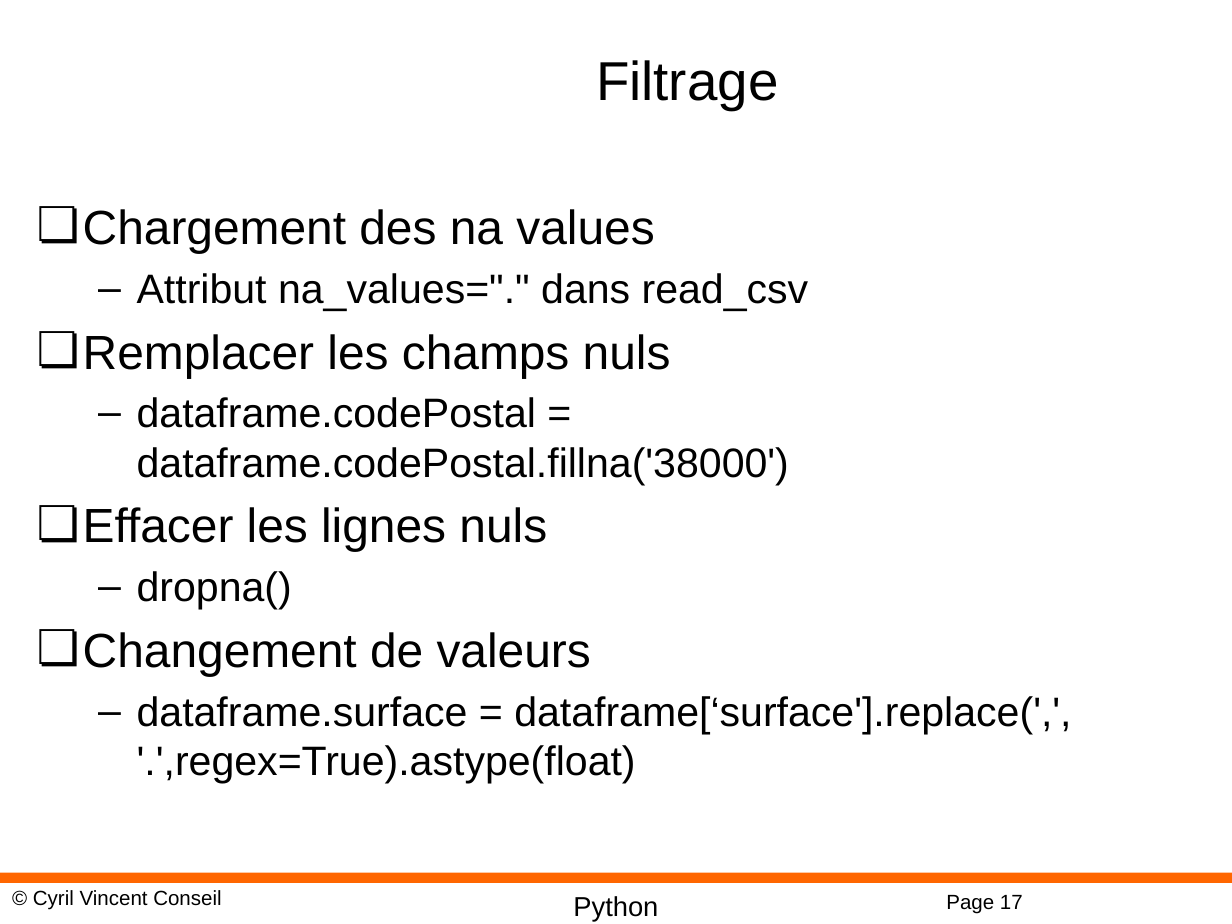
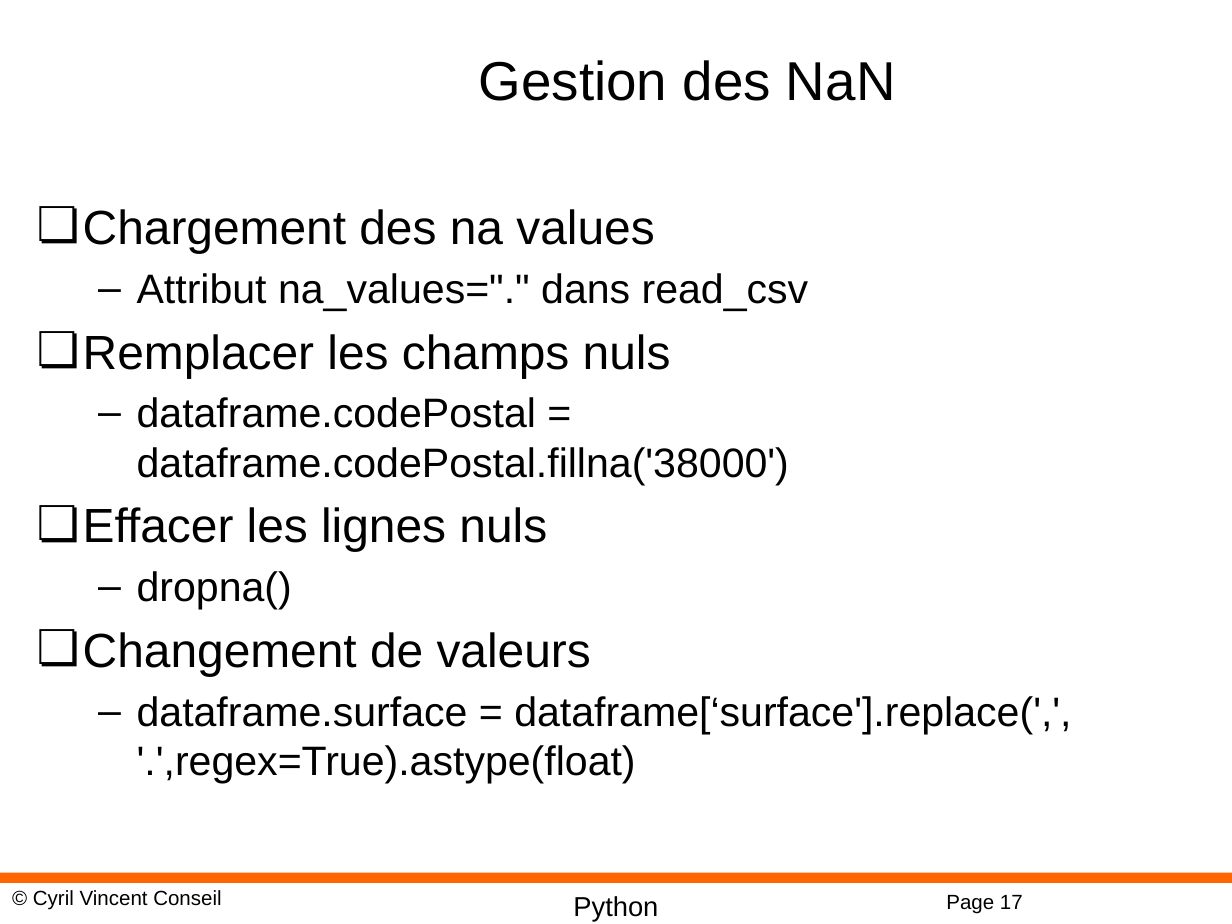
Before and after one commit to cyrilvincent/datascience, a slide deck: slide 17 of ppt/Datascience11-Pandas.pptx. Drawn at 1232x924 pixels with LibreOffice and Linux fonts; fonts in the diff are those of the drawing; background and template pictures are left out. Boxes give left, top, right and bottom in pixels: in the first picture for what was removed or moved away, otherwise in the second. Text is boxed around its words. In the diff, an @@ line names an element or a change of style, - is before the commit and + after.

```diff
--- a/ppt/Datascience11-Pandas.pptx
+++ b/ppt/Datascience11-Pandas.pptx
@@ title at [479,60,896,101]: text changed @@
-Filtrage
+Gestion des NaN
```
Also in this commit, not shown: 4 other slides changed, 1 slide added.
